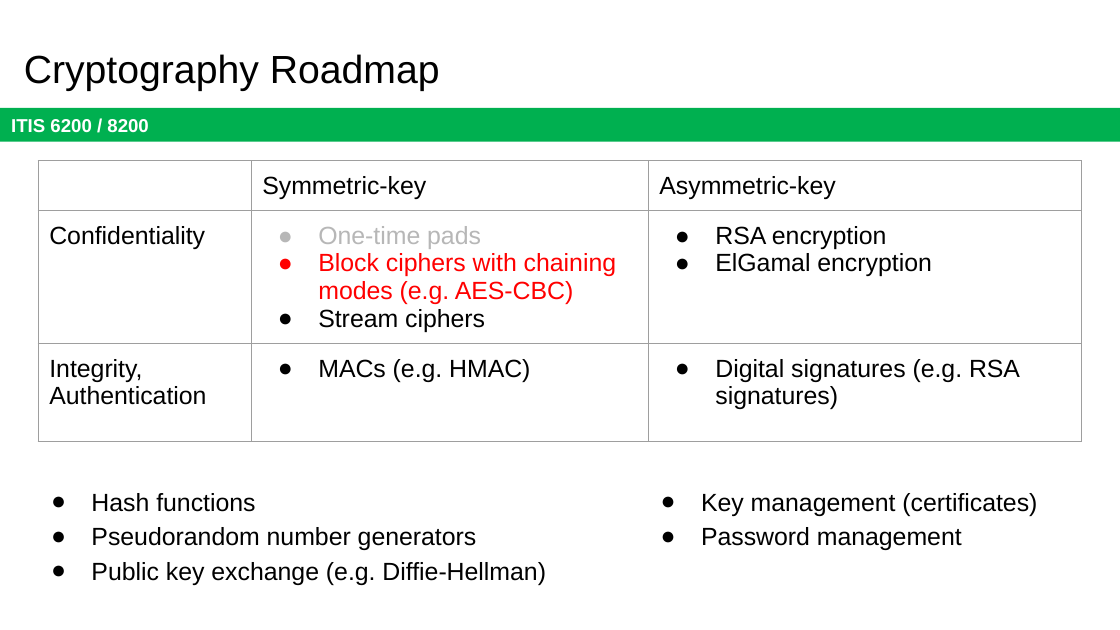
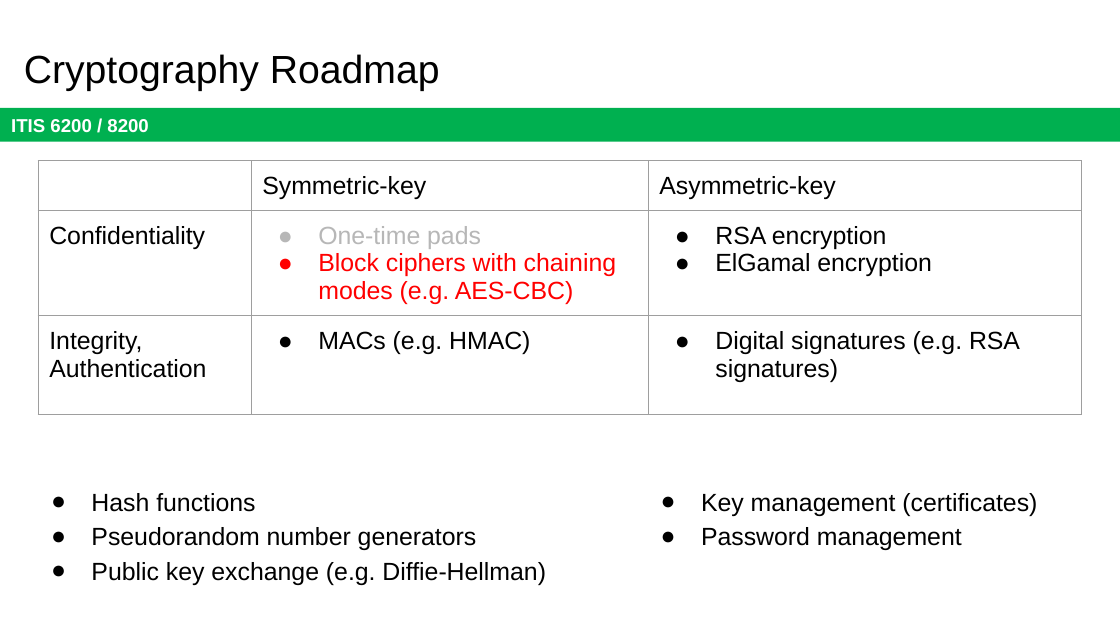
Before and after one commit to jx5c/github.io, a slide deck: slide 6 of teaching/ITIS6200/2023fa/lectures/lec03.pptx. Drawn at 1120x630 pixels with LibreOffice and Linux fonts; fonts in the diff are those of the drawing. Boxes give left, top, right and bottom in pixels: in the first picture for what was removed or moved away, otherwise in the second. Text is boxed around its words. In the diff, an @@ line names an element or a change of style, - is before the commit and + after.

```diff
--- a/teaching/ITIS6200/2023fa/lectures/lec03.pptx
+++ b/teaching/ITIS6200/2023fa/lectures/lec03.pptx
@@ table at [38, 160, 1082, 422] @@
-row 2, column 2: One-time pads / Block ciphers with chaining modes (e.g. AES-CBC) / Stream ciphers
+row 2, column 2: One-time pads / Block ciphers with chaining modes (e.g. AES-CBC)
```
Also in this commit, not shown: 25 other slides changed, 1 other file.
